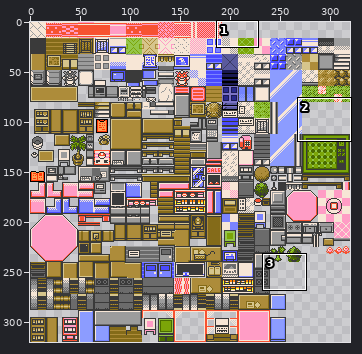
Edited in one commit: sprite sheet (Pokemon Brown 3D/Content/Textures/Inside.png). The first picture is a wide view before the edit; the outline marks the close-up.
Close-up. Old version:
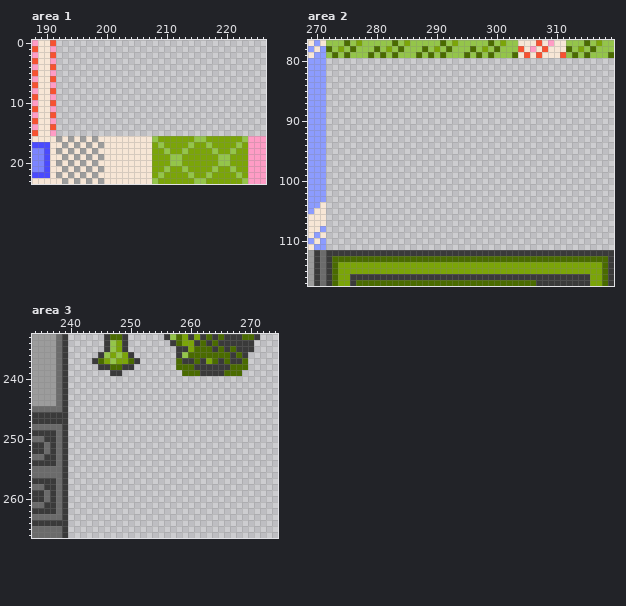
The file is 320x320 pixels. Colours within 5 levels of each other are drawn and written as one. Shown: area 1: x 188..226, y 0..23; area 2: x 269..319, y 77..117; area 3: x 234..274, y 233..266.
The same view after the edit:
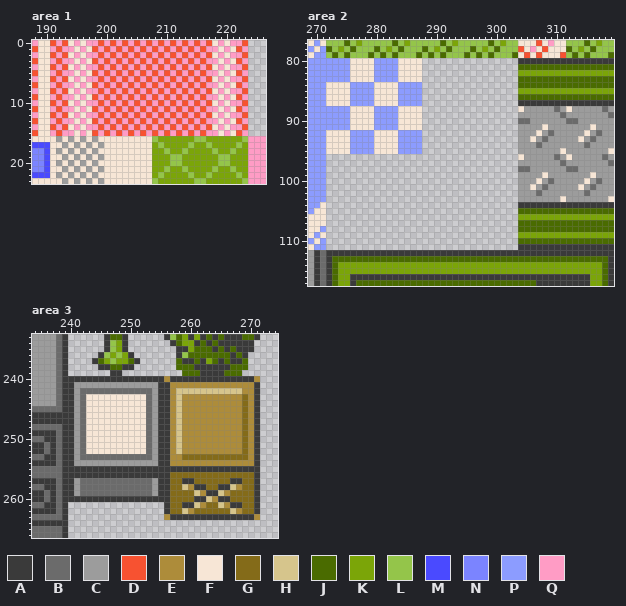
Palette (. is transparent): A #3a3a3a  B #6b6b6b  C #9c9c9c  D #f75231  E #ad8c3a  F #f7e6d6  G #846b19  H #d6c58c  J #4a6b00  K #7ba508  L #94c54a  M #4a4aff  N #7b84ff  P #8c9cff  Q #ff9cc5
Difference:
Changed rows in their new state; - is an unchanged pixel.
Area 1:
first column x 192:
 0 QDFQFQQDQDQDQDQDQDQDQDQDQDFQFQQD
 1 DQQFQFDQDQDQDQDQDQDQDQDQDQQFQFDQ
 2 QDFQFQQDQDQDQDQDQDQDQDQDQDFQFQQD
 3 DQQFQFDQDQDQDQDQDQDQDQDQDQQFQFDQ
 4 QDFQFQQDQDQDQDQDQDQDQDQDQDFQFQQD
 5 DQQFQFDQDQDQDQDQDQDQDQDQDQQFQFDQ
 6 QDFQFQQDQDQDQDQDQDQDQDQDQDFQFQQD
 7 DQQFQFDQDQDQDQDQDQDQDQDQDQQFQFDQ
 8 QDFQFQQDQDQDQDQDQDQDQDQDQDFQFQQD
 9 DQQFQFDQDQDQDQDQDQDQDQDQDQQFQFDQ
10 QDFQFQQDQDQDQDQDQDQDQDQDQDFQFQQD
11 DQQFQFDQDQDQDQDQDQDQDQDQDQQFQFDQ
12 QDFQFQQDQDQDQDQDQDQDQDQDQDFQFQQD
13 DQQFQFDQDQDQDQDQDQDQDQDQDQQFQFDQ
14 QDFQFQQDQDQDQDQDQDQDQDQDQDFQFQQD
15 DQQFQFDQDQDQDQDQDQDQDQDQDQQFQFDQ
Area 2:
first column x 272:
 80 PPPPFFFFPPPPFFFF----------------AAAAAAAAAAAAAAAA
 81 PPPPFFFFPPPPFFFF----------------JJJJJJJJJJJJJJJJ
 82 PPPPFFFFPPPPFFFF----------------KKKKKKKKKKKKKKKK
 83 PPPPFFFFPPPPFFFF----------------JJJJJJJJJJJJJJJJ
 84 FFFFPPPPFFFFPPPP----------------JJJJJJJJJJJJJJJJ
 85 FFFFPPPPFFFFPPPP----------------KKKKKKKKKKKKKKKK
 86 FFFFPPPPFFFFPPPP----------------JJJJJJJJJJJJJJJJ
 87 FFFFPPPPFFFFPPPP----------------AAAAAAAAAAAAAAAA
 88 PPPPFFFFPPPPFFFF----------------FCCCCCBCFCCCCCBC
 89 PPPPFFFFPPPPFFFF----------------CCCCCCCBCCCCCCCB
 90 PPPPFFFFPPPPFFFF----------------BBCCCCCCBBCCCCCC
 91 PPPPFFFFPPPPFFFF----------------CCCCFCCCCCCCFCCC
 92 FFFFPPPPFFFFPPPP----------------CCCFCBCCCCCFCBCC
 93 FFFFPPPPFFFFPPPP----------------CCFCBCCCCCFCBCCC
 94 FFFFPPPPFFFFPPPP----------------CCCBCCCCCCCBCCCC
 95 FFFFPPPPFFFFPPPP----------------CCCCCCCFCCCCCCCF
 96 --------------------------------FCCCCCBCFCCCCCBC
 97 --------------------------------CCCCCCCBCCCCCCCB
 98 --------------------------------BBCCCCCCBBCCCCCC
 99 --------------------------------CCCCFCCCCCCCFCCC
100 --------------------------------CCCFCBCCCCCFCBCC
101 --------------------------------CCFCBCCCCCFCBCCC
102 --------------------------------CCCBCCCCCCCBCCCC
103 --------------------------------CCCCCCCFCCCCCCCF
104 --------------------------------AAAAAAAAAAAAAAAA
105 --------------------------------JJJJJJJJJJJJJJJJ
106 --------------------------------KKKKKKKKKKKKKKKK
107 --------------------------------JJJJJJJJJJJJJJJJ
108 --------------------------------JJJJJJJJJJJJJJJJ
109 --------------------------------KKKKKKKKKKKKKKKK
110 --------------------------------JJJJJJJJJJJJJJJJ
111 --------------------------------AAAAAAAAAAAAAAAA
Area 3:
first column x 240:
240 AAAAAAAAAAAAAAAAEAAAAAAAAAAAAAAE
241 ACCCCCCCCCCCCCCAAEEEEEEEEEEEEEEA
242 ACBBBBBBBBBBBBCAAEHHHHHHHHHHHEEA
243 ACBFFFFFFFFFFBCAAEHEEEEEEEEEEGEA
244 ACBFFFFFFFFFFBCAAEHEEEEEEEEEEGEA
245 ACBFFFFFFFFFFBCAAEHEEEEEEEEEEGEA
246 ACBFFFFFFFFFFBCAAEHEEEEEEEEEEGEA
247 ACBFFFFFFFFFFBCAAEHEEEEEEEEEEGEA
248 ACBFFFFFFFFFFBCAAEHEEEEEEEEEEGEA
249 ACBFFFFFFFFFFBCAAEHEEEEEEEEEEGEA
250 ACBFFFFFFFFFFBCAAEHEEEEEEEEEEGEA
251 ACBFFFFFFFFFFBCAAEHEEEEEEEEEEGEA
252 ACBFFFFFFFFFFBCAAEHEEEEEEEEEEGEA
253 ACBBBBBBBBBBBBCAAEEGGGGGGGGGGGEA
254 ACCCCCCCCCCCCCCAAEEEEEEEEEEEEEEA
255 AAAAAAAAAAAAAAAAAAAAAAAAAAAAAAAA
256 AAAAAAAAAAAAAAAAAGGGGGGGGGGGGGGA
257 ACBBBBBBBBBBBBCAAGGAAGGGGGGAAGGA
258 ACBBBBBBBBBBBBCAAGGHEAAGGAAHEGGA
259 ACBBBBBBBBBBBBCAAGGGGHEAAHEGGGGA
260 AAAAAAAAAAAAAAAAAGGGGAAHEAAGGGGA
261 ----------------AGGAAHEGGHEAAGGA
262 ----------------AGGHEGGGGGGHEGGA
263 ----------------EAAAAAAAAAAAAAAE
Boxes around the changes in both close-ups, in picture pixels (x1, y1, x2, y2):
added: (56, 40, 248, 136)
added: (326, 58, 422, 154)
added: (518, 58, 614, 250)
added: (68, 376, 260, 520)
